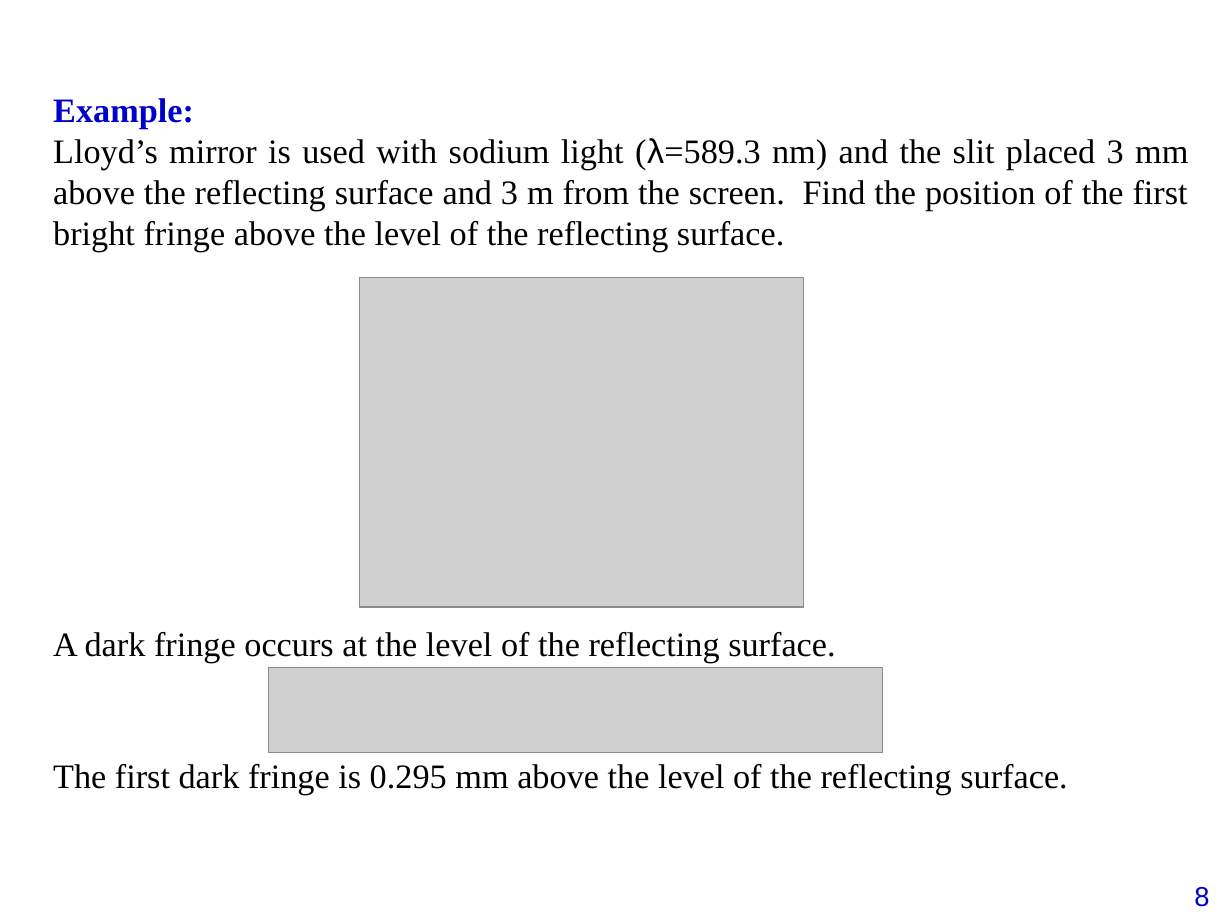
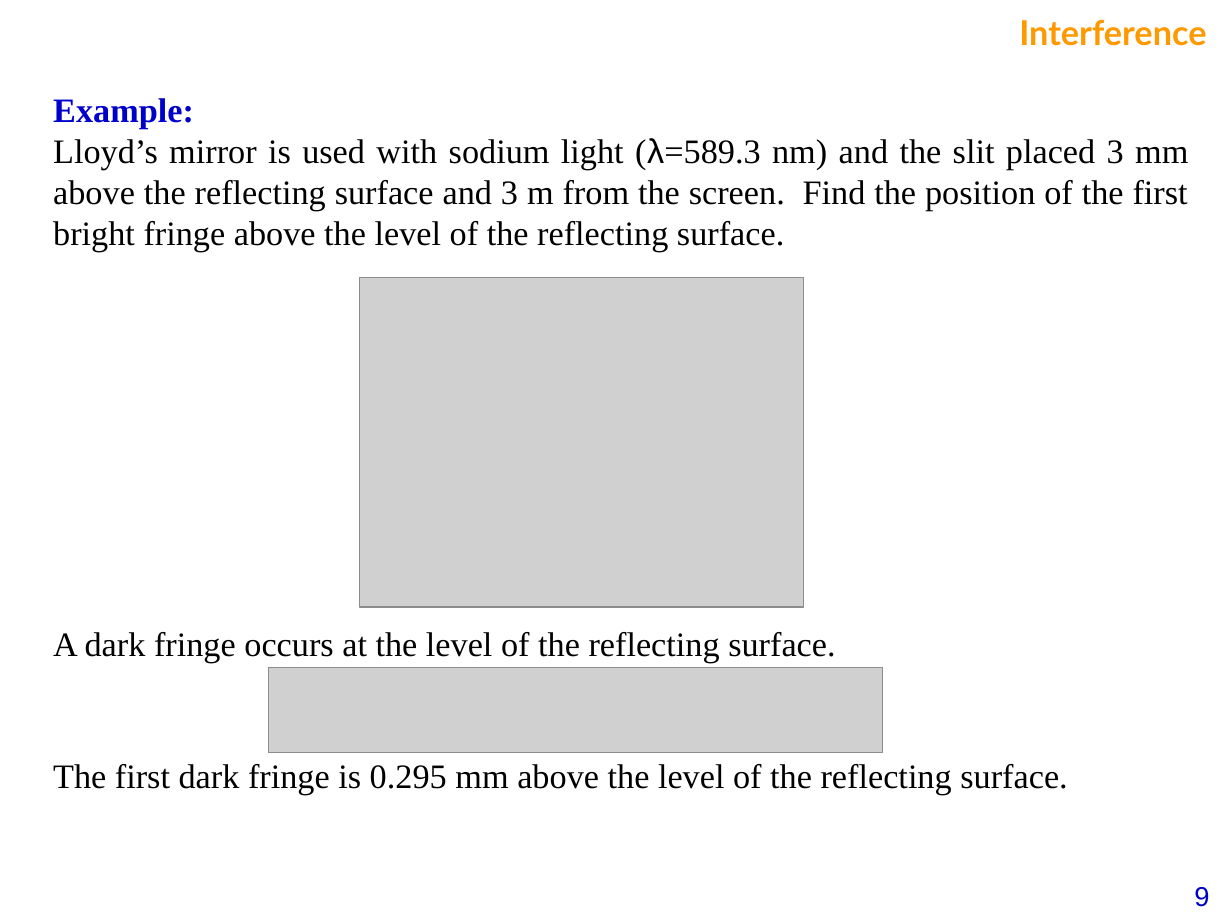
Before and after one commit to bagustris/TeknikOptik, a slide deck: slide 9 of slide/Interference.ppt (slide 8 before the commit). Drawn at 1232x924 pixels with LibreOffice and Linux fonts; fonts in the diff are those of the drawing; grey boxes stand for pictures. Boxes give left, top, right and bottom in pixels: in the first picture for what was removed or moved away, otherwise in the second. Text is boxed around its words. In the diff, an @@ line names an element or a change of style, - is before the commit and + after.

```diff
--- a/slide/Interference.ppt
+++ b/slide/Interference.ppt
@@ text added at (1019,20,1206,46), 20 pt, text #FF9900, bold @@
+Interference
@@ page number at (1194,887,1209,907): text changed @@
-8
+9
```
Also in this commit, not shown: 10 other slides changed, 1 slide added, 3 other files.
